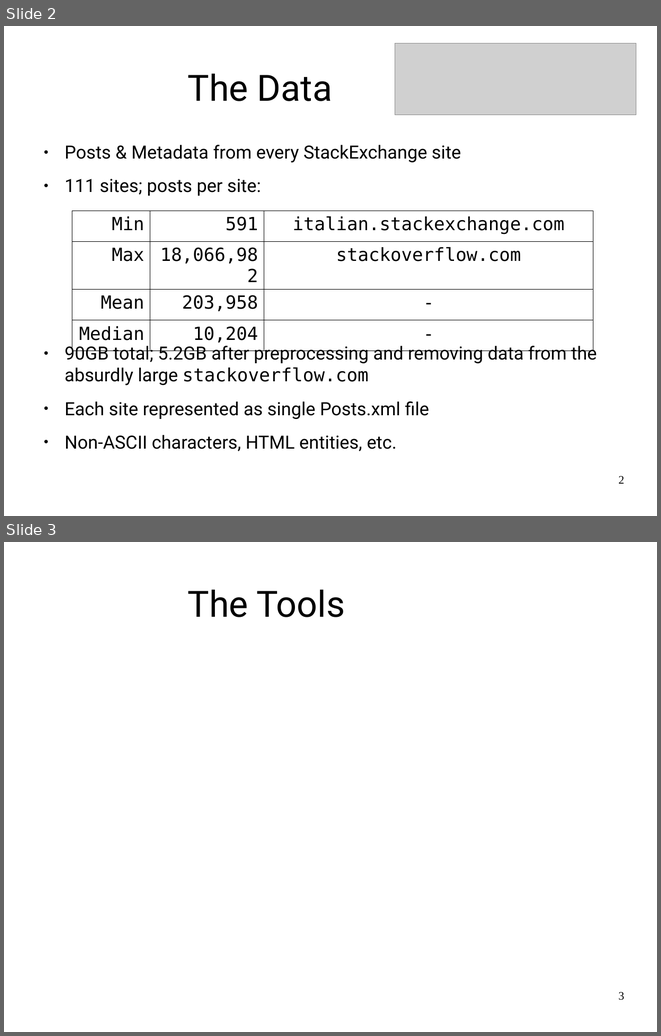
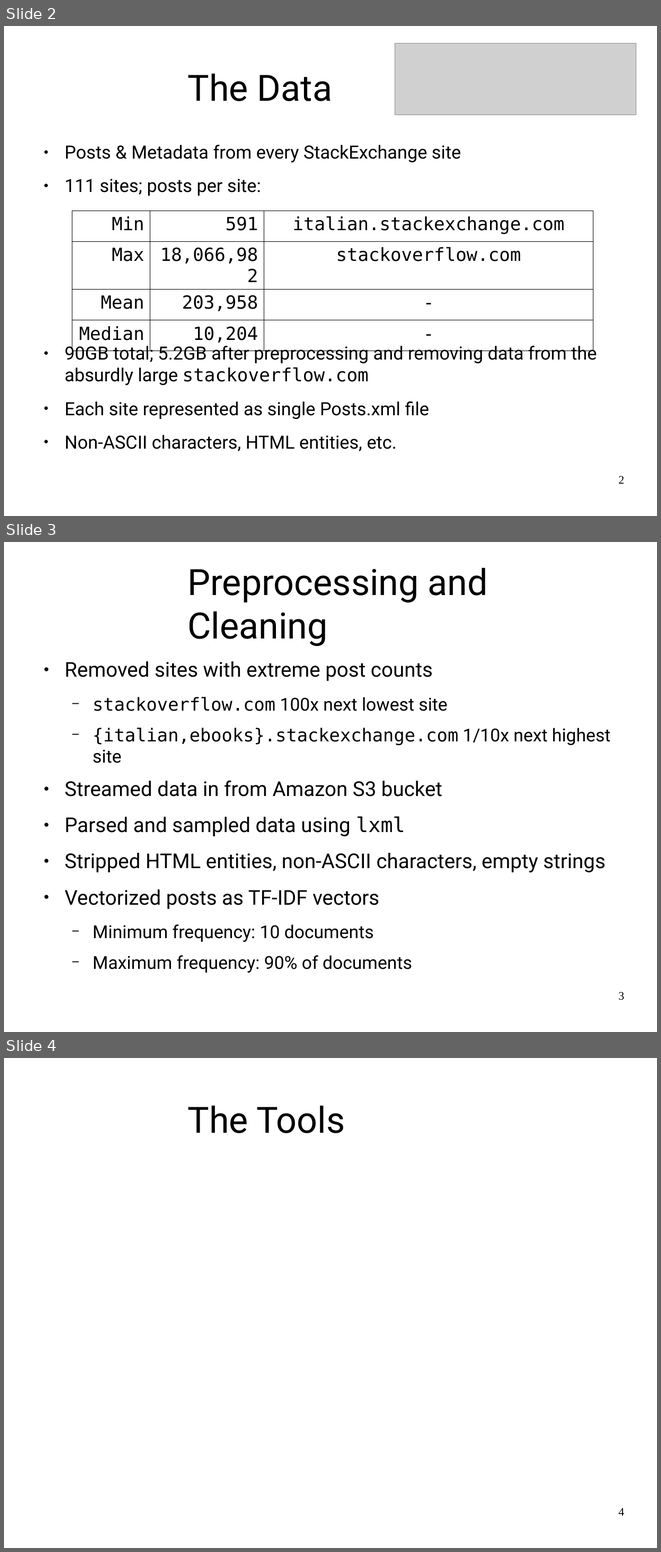
Before and after one commit to jrouly/stackmining, a slide deck: presentation/rouly_wells_presentation.odp. Shown one above the other, each under a label of ours: slides 2 and 3 before the commit, slides 2, 3 and 4 after it. The pictures are 661x1036 and 661x1552 pixels, drawn with LibreOffice and Linux fonts; fonts in the diff are those of the drawing; grey boxes stand for pictures; background and template pictures are left out. Boxes give left, top, right and bottom in pixels: in the first picture for what was removed or moved away, otherwise in the second. Text is boxed around its words. In the diff, an @@ line names an element or a change of style, - is before the commit and + after.

Commit message:
Added some preprocessing text

```diff
--- a/presentation/rouly_wells_presentation.odp
+++ b/presentation/rouly_wells_presentation.odp
@@ slide 3 added at (4,542,657,1032), background #FFFFFF @@
@@ title added at (187,567,488,646), 44 pt, text #000000 @@
+Preprocessing and Cleaning
@@ text added at (64,661,610,973), 24.8 pt, text #000000 @@
+● Removed sites with extreme post counts
+  − stackoverflow.com 100x next lowest site
+  − {italian,ebooks}.stackexchange.com 1/10x next highest site
+● Streamed data in from Amazon S3 bucket
+● Parsed and sampled data using lxml
+● Stripped HTML entities, non-ASCII characters, empty strings
+● Vectorized posts as TF-IDF vectors
+  − Minimum frequency: 10 documents
+  − Maximum frequency: 90% of documents
@@ page number added at (618,991,624,1000), 14 pt, text #000000 @@
+3
@@ what was slide 3 is now slide 4 @@
@@ page number at (618,1507,624,1515): text changed @@
-3
+4
```
Also in this commit, not shown: 1 slide removed.
